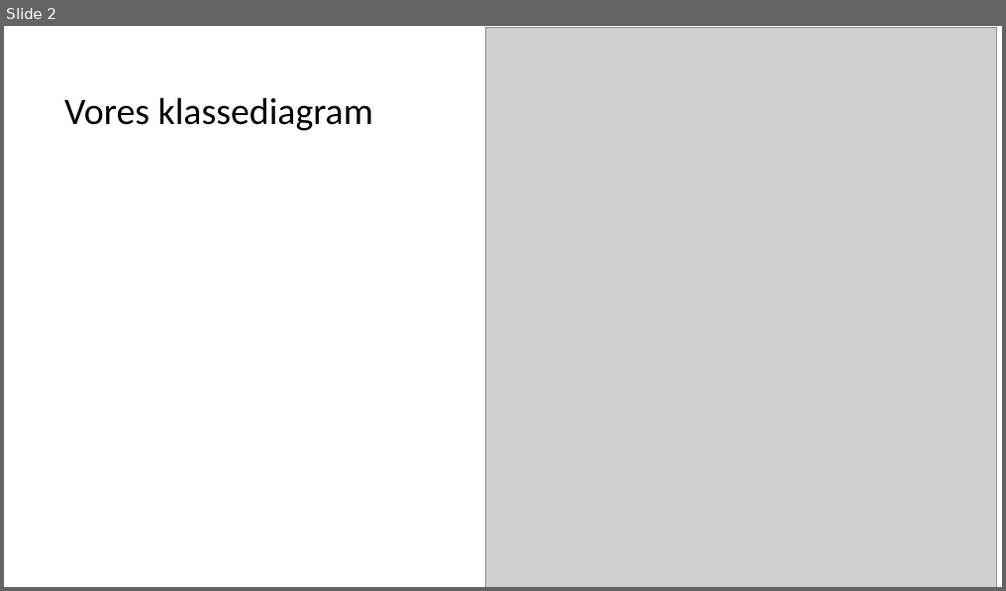
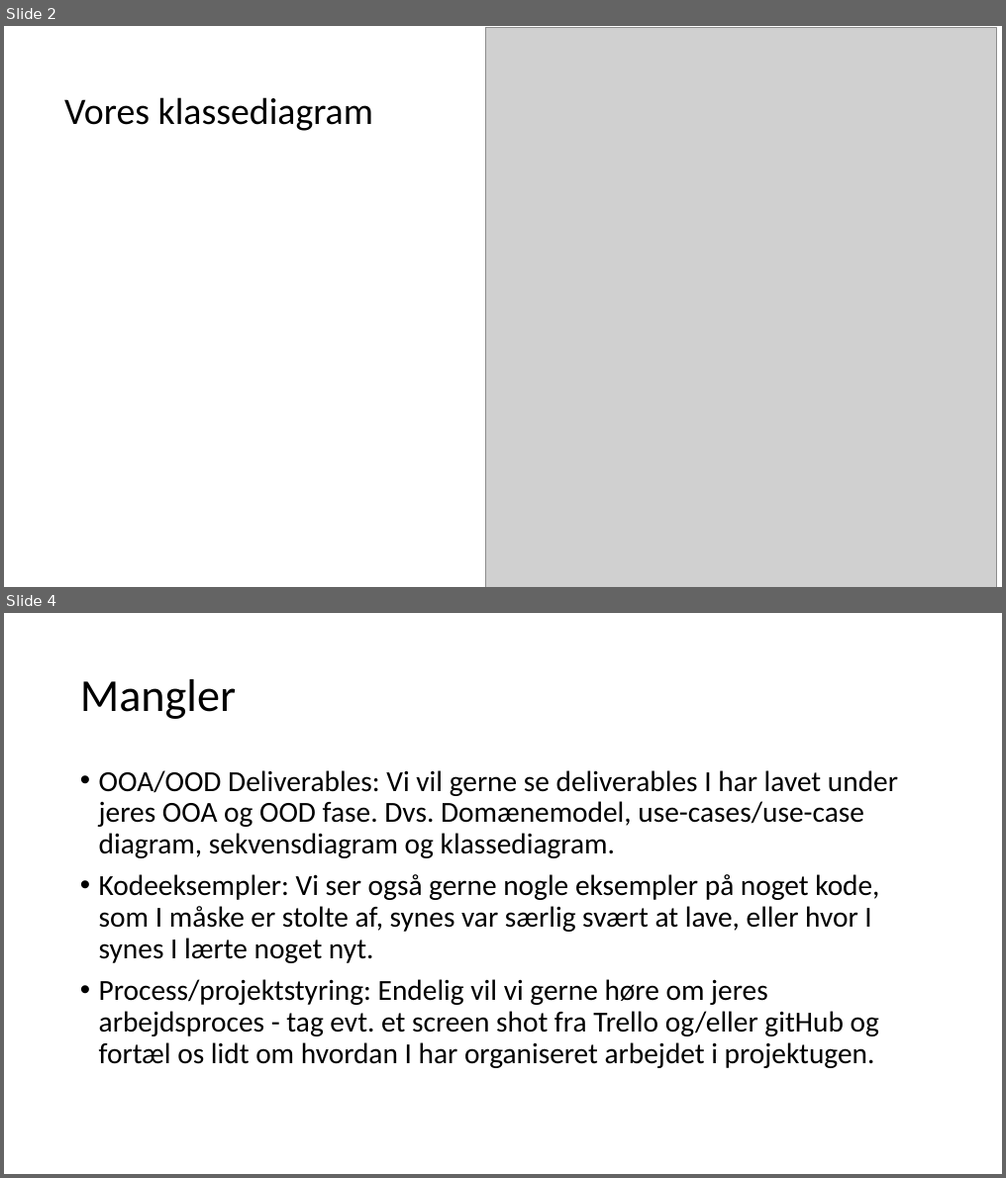
Before and after one commit to Inga-Helgadottir/AIR-SP3, a slide deck: Slides/SP3-pp.odp. Shown one above the other, each under a label of ours: slide 2 before the commit, slides 2 and 4 after it; the slides between them are not shown. The pictures are 1006x591 and 1006x1178 pixels, drawn with LibreOffice and Linux fonts; fonts in the diff are those of the drawing; grey boxes stand for pictures. Boxes give left, top, right and bottom in pixels: in the first picture for what was removed or moved away, otherwise in the second. Text is boxed around its words. In the diff, an @@ line names an element or a change of style, - is before the commit and + after.

```diff
--- a/Slides/SP3-pp.odp
+++ b/Slides/SP3-pp.odp
@@ slide 4 added at (4, 613, 1002, 1174), background #FFFFFF @@
@@ title added at (80, 679, 236, 719), 44 pt, text #000000 @@
+Mangler
@@ text added at (99, 770, 898, 1068), 28 pt, text #000000 @@
+• OOA/OOD Deliverables: Vi vil gerne se deliverables I har lavet under jeres OOA og OOD fase. Dvs. Domænemodel, use-cases/use-case diagram, sekvensdiagram og klassediagram.
+• Kodeeksempler: Vi ser også gerne nogle eksempler på noget kode, som I måske er stolte af, synes var særlig svært at lave, eller hvor I synes I lærte noget nyt.
+• Process/projektstyring: Endelig vil vi gerne høre om jeres arbejdsproces - tag evt. et screen shot fra Trello og/eller gitHub og fortæl os lidt om hvordan I har organiseret arbejdet i projektugen.
```
Also in this commit, not shown: 1 slide changed.
